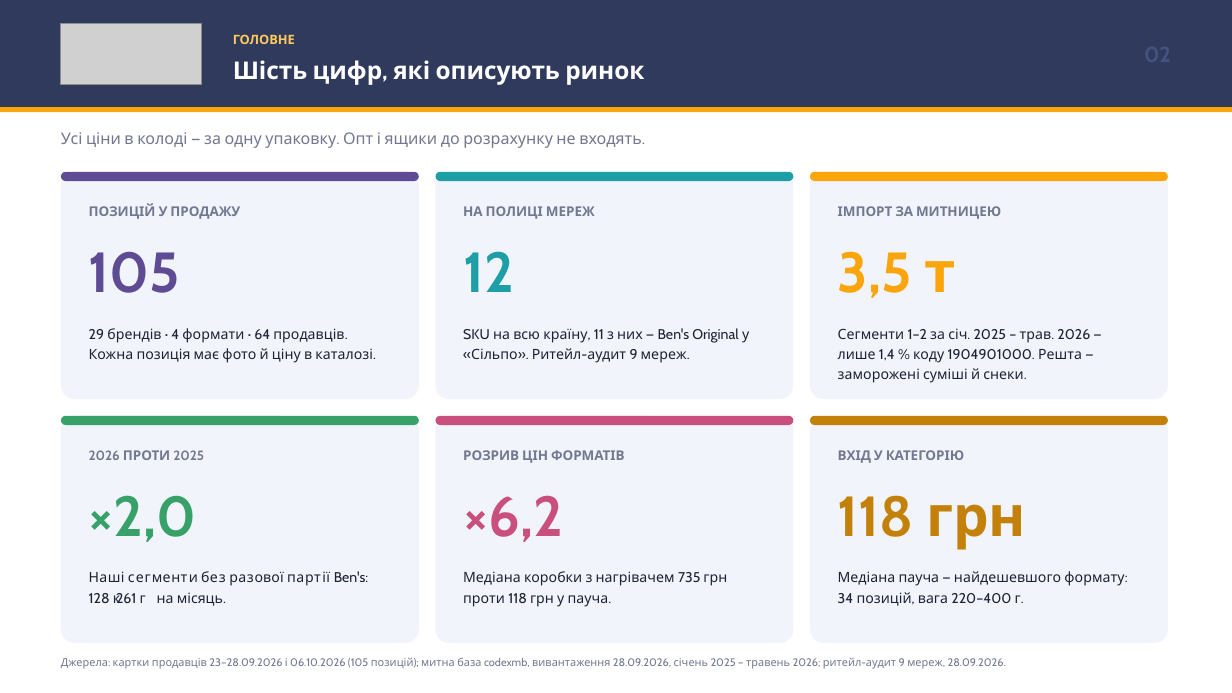
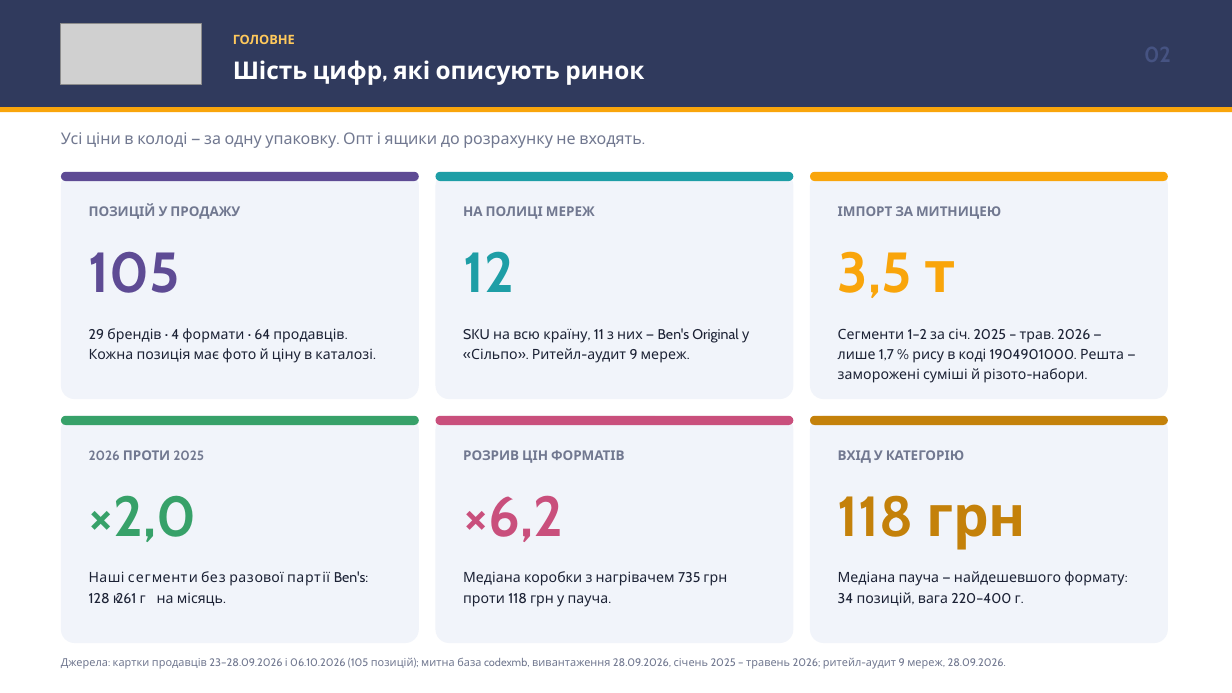
Before and after one commit to IllyaChaplygin/Chaplygin-Illya, a slide deck: slide 2 of market-research/Gotovyi_Rys_Final_v2.pptx. Drawn at 1232x693 pixels with LibreOffice and Linux fonts; fonts in the diff are those of the drawing; grey boxes stand for pictures. Boxes give left, top, right and bottom in pixels: in the first picture for what was removed or moved away, otherwise in the second. Text is boxed around its words. In the diff, an @@ line names an element or a change of style, - is before the commit and + after.

```diff
--- a/market-research/Gotovyi_Rys_Final_v2.pptx
+++ b/market-research/Gotovyi_Rys_Final_v2.pptx
@@ text at [838,328,1124,383]: text changed @@
-Сегменти 1–2 за січ. 2025 – трав. 2026 — лише 1,4 % коду 1904901000. Решта — заморожені суміші й снеки.
+Сегменти 1–2 за січ. 2025 – трав. 2026 — лише 1,7 % рису в коді 1904901000. Решта — заморожені суміші й різото-набори.
```
Also in this commit, not shown: 26 other slides changed, 4 slides added, 6 other files.
